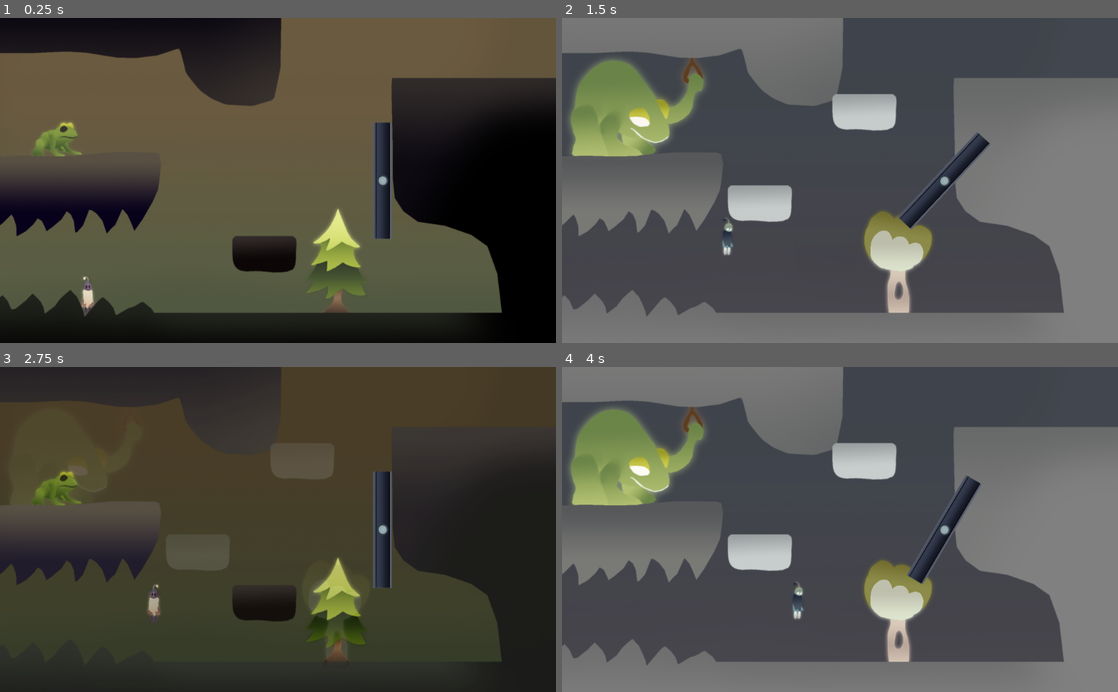
Above: before the commit, frames 1-4 (two rows, left to right).
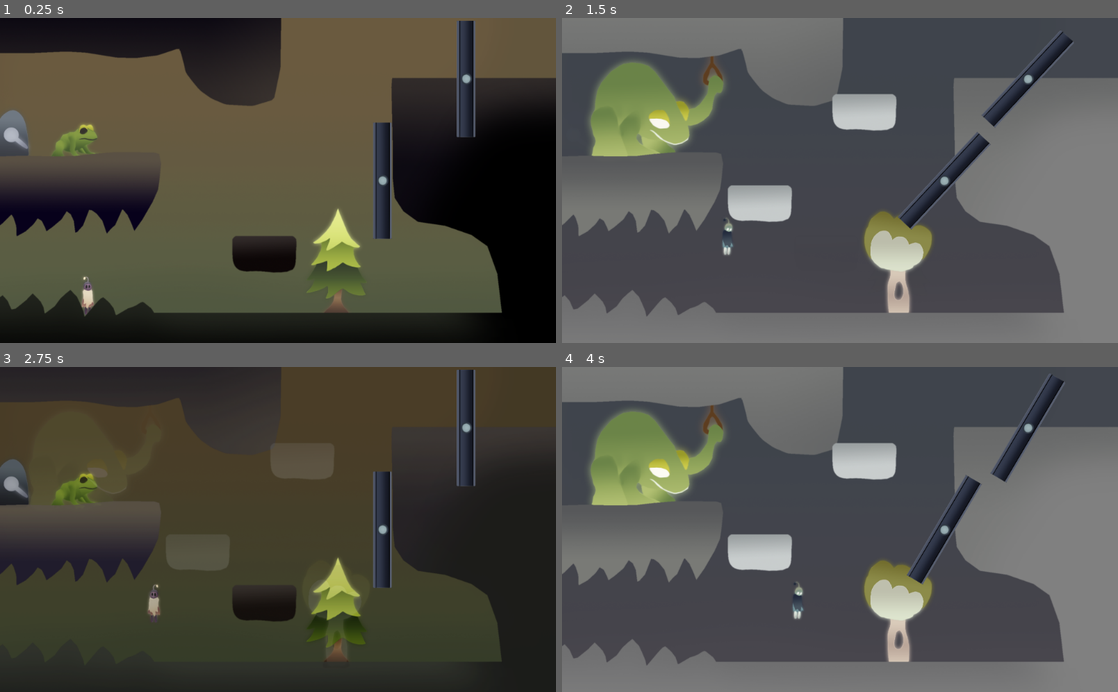
Above: after the commit, the same moments.

Repository: Dimension-Omega/misty-marshes
Game: Godot game, scene res://data/main/Main.tscn
The game is run twice, just before and just after one commit, with the same random seed, the same clock (stepped at 60 frames per second) and the same inputs.
Inputs:
- Up to frame 1 (0.25 s): no input
- Up to frame 2 (1.5 s): tap Enter at 0.5 s; hold Space (duality) 0.53-1.28 s; hold Right (right) from 0.53 s (still down); tap Up (jump) at 0.77, 1.07 s; tap I at 0.8, 1.35 s
- Up to frame 3 (2.75 s): tap Up (jump) at 1.52, 1.55, 1.82 s; release Right (right) at 2.03 s; hold A (left) from 2.03 s (still down); hold Up (jump) from 2.03 s (still down); tap Space (duality) at 2.3 s
- Up to frame 4 (4 s): release A (left) at 2.78 s; release Up (jump) at 2.78 s; hold Right (right) from 2.78 s (still down); tap Space (duality) at 2.85 s; tap Up (jump) at 3.02, 3.32 s; tap I at 3.05, 3.6 s; hold Up (jump) from 3.53 s (still down)

The runs differ from the first frame. In frame 1, 2.3% of the frame differs, in the area x 0-86%, y 0-43%; in frame 2, 4.9%; in frame 3, 2.2%; in frame 4, 4.9%, in the area x 1-91%, y 2-43%.

Commit message:
Switch

Diff:
--- a/data/elements/frog/frog.tscn
+++ b/data/elements/frog/frog.tscn
@@ -5,7 +5,7 @@
 [ext_resource path="res://data/elements/frog/frog.gd" type="Script" id=3]
 
 [sub_resource type="RectangleShape2D" id=1]
-extents = Vector2( 130, 72.5 )
+extents = Vector2( 300, 150 )
 
 [sub_resource type="RectangleShape2D" id=3]
 extents = Vector2( 80, 216.5 )
--- a/data/elements/player/player.gd
+++ b/data/elements/player/player.gd
@@ -4,24 +4,30 @@
 const GRAVITY_ACCELARATION := 1200
 const JUMP_VELOCITY := -850
 const MAX_DOWN_VELOCITY := 500.0
+const COYOTE_TIME := 0.1
 
 const BLACK_LAYER := 1
 const WHITE_LAYER := 2
 
 var velocity := Vector2.ZERO
 var input_velocity := Vector2.ZERO
+var airtime : float = 0
+var time_since_last_jump : float = 0
 var up_direction := Vector2.UP
 var interactable : Node2D
+var available_interactables : Array = []
 
 onready var sprite : Sprite = $PlayerBlack
 
 func _unhandled_input(event) -> void:
 	if event.is_action_pressed("jump"):
-		if is_instance_valid(interactable) and interactable.is_inside_tree():
-			if facing_position(interactable.global_position):
+		if can_interact(interactable):
 				interactable.interact()
-		elif is_on_floor():
+		elif can_jump():
 			jump()
+
+func can_jump() -> bool:
+	return is_on_floor() or (airtime < COYOTE_TIME and time_since_last_jump > COYOTE_TIME)
 
 func _physics_process(delta: float) -> void:
 	input_velocity = get_input_velocity()
@@ -30,9 +36,18 @@
 	velocity.y = apply_gravity(velocity.y, delta)
 	var remainingVelocity = move_and_slide(velocity, up_direction)
 	velocity = remainingVelocity
+	time_since_last_jump += delta
+	if is_on_floor():
+		if airtime > 0: print(airtime)
+		airtime = 0
+	else:
+		airtime += delta
+
+	interactable = select_interactable(available_interactables)
 
 func jump() -> void:
 	velocity.y = JUMP_VELOCITY
+	time_since_last_jump = 0
 
 func apply_gravity(velocityY: float, delta: float) -> float:
 	if velocityY >= MAX_DOWN_VELOCITY:
@@ -70,13 +85,53 @@
 
 # Interactable
 func _on_InteractSensor_body_entered(body: Node):
-	if body.is_in_group('interactable'):
-		interactable = body
+	add_interactable(body)
 
 func _on_InteractSensor_body_exited(body: Node):
-	if body == interactable:
-		interactable = null
+	remove_interactable(body)
 
+func _on_InteractSensor_area_entered(area: Area2D):
+	add_interactable(area)
+
+func _on_InteractSensor_area_exited(area: Area2D):
+	remove_interactable(area)
+
+func add_interactable(node: Node2D) -> void:
+	if node.is_in_group('interactable'):
+		available_interactables.append(node)
+
+func remove_interactable(node: Node2D) -> void:
+	if node in available_interactables:
+		available_interactables.erase(node)
+
+func select_interactable(interactables: Array) -> Node2D:
+	if not interactables:
+		return null
+	var facingInteractables := []
+	for availableInteractable in interactables:
+		if can_interact(availableInteractable):
+			facingInteractables.append(availableInteractable)
+	if not facingInteractables:
+		return interactables[0] # we don't care as it won't interact, only prevent jump
+	if facingInteractables.size() == 1:
+		return facingInteractables[0]
+
+	return return_closest_node(facingInteractables)
+
+func can_interact(node: Node2D) -> bool:
+	if not is_instance_valid(node) or not node.is_inside_tree():
+		return false
+	return facing_position(node.global_position) or node.is_in_group('always interactable')
+
+func return_closest_node(nodes: Array) -> Node2D:
+	var minDist : float = INF
+	var closestNode : Node2D = null
+	for node in nodes:
+		var dist = global_position.distance_squared_to(node.global_position)
+		if dist < minDist:
+			minDist = dist
+			closestNode = node
+	return closestNode
 # Etc
 func facing_position(pos: Vector2) -> bool:
 	var isLeft = sprite.flip_h
--- a/data/elements/player/player.tscn
+++ b/data/elements/player/player.tscn
@@ -8,7 +8,7 @@
 extents = Vector2( 10, 60 )
 
 [sub_resource type="RectangleShape2D" id=2]
-extents = Vector2( 100, 70 )
+extents = Vector2( 20, 70 )
 
 [node name="Player" type="KinematicBody2D" groups=["duality"]]
 collision_layer = 512
@@ -33,5 +33,7 @@
 position = Vector2( 0, 1 )
 shape = SubResource( 2 )
 
+[connection signal="area_entered" from="InteractSensor" to="." method="_on_InteractSensor_area_entered"]
+[connection signal="area_exited" from="InteractSensor" to="." method="_on_InteractSensor_area_exited"]
 [connection signal="body_entered" from="InteractSensor" to="." method="_on_InteractSensor_body_entered"]
 [connection signal="body_exited" from="InteractSensor" to="." method="_on_InteractSensor_body_exited"]
--- /dev/null
+++ b/data/elements/switches/switch.gd
@@ -0,0 +1,31 @@
+extends Area2D
+
+export var trigger_node : NodePath
+export var only_on_black : bool = false
+
+var is_on : bool = false
+
+func _ready() -> void:
+	if only_on_black:
+		$SwitchOff.add_to_group('black')
+		$SwitchOn.add_to_group('black')
+
+func the_world_is_changing(color: String) -> void:
+	set_to(is_on)
+
+func duality(color: String) -> void:
+	if only_on_black:
+		set_deferred('monitorable', color == 'black')
+		set_to(is_on)
+
+func interact() -> void:
+	set_to(not is_on)
+	var triggerNode = get_node_or_null(trigger_node)
+	if is_instance_valid(triggerNode) and triggerNode.is_inside_tree():
+		assert(triggerNode.has_method('trigger'))
+		triggerNode.trigger()
+
+func set_to(on: bool) -> void:
+	$SwitchOff.visible = not on
+	$SwitchOn.visible = on
+	is_on = on
--- /dev/null
+++ b/data/elements/switches/switch.tscn
@@ -0,0 +1,24 @@
+[gd_scene load_steps=5 format=2]
+
+[ext_resource path="res://data/elements/switches/switch_on.png" type="Texture" id=1]
+[ext_resource path="res://data/elements/switches/switch_off.png" type="Texture" id=2]
+[ext_resource path="res://data/elements/switches/switch.gd" type="Script" id=3]
+
+[sub_resource type="RectangleShape2D" id=1]
+extents = Vector2( 50, 130 )
+
+[node name="Switch" type="Area2D" groups=["always interactable", "duality", "interactable"]]
+collision_layer = 2048
+collision_mask = 0
+monitoring = false
+script = ExtResource( 3 )
+
+[node name="CollisionShape2D" type="CollisionShape2D" parent="."]
+z_index = 1
+shape = SubResource( 1 )
+
+[node name="SwitchOff" type="Sprite" parent="."]
+texture = ExtResource( 2 )
+
+[node name="SwitchOn" type="Sprite" parent="."]
+texture = ExtResource( 1 )
--- a/data/levels/2/level_2.tscn
+++ b/data/levels/2/level_2.tscn
@@ -11,6 +11,7 @@
 [ext_resource path="res://data/elements/platforms/PlatformBlack.tscn" type="PackedScene" id=9]
 [ext_resource path="res://data/elements/platforms/PlatformWhite.tscn" type="PackedScene" id=10]
 [ext_resource path="res://data/elements/gates/gate.tscn" type="PackedScene" id=11]
+[ext_resource path="res://data/elements/switches/switch.tscn" type="PackedScene" id=12]
 
 [sub_resource type="RectangleShape2D" id=1]
 extents = Vector2( 1300, 60 )
@@ -73,7 +74,7 @@
 polygon = PoolVector2Array( -1029, -75, -446, -97, -483, 115, -1023, 126 )
 
 [node name="Left" type="CollisionShape2D" parent="StaticBody2D"]
-position = Vector2( -1162, 0 )
+position = Vector2( -1087, 0 )
 shape = SubResource( 2 )
 
 [node name="Right" type="CollisionShape2D" parent="StaticBody2D"]
@@ -83,7 +84,7 @@
 [node name="entities" type="Node2D" parent="."]
 
 [node name="Frog" parent="entities" instance=ExtResource( 6 )]
-position = Vector2( -829, -130 )
+position = Vector2( -756, -123 )
 trigger_node = NodePath("../Gate")
 
 [node name="OakTree" parent="entities" instance=ExtResource( 7 )]
@@ -102,5 +103,14 @@
 position = Vector2( 384, 0 )
 initial_pos = 1
 
+[node name="Gate2" parent="entities" instance=ExtResource( 11 )]
+position = Vector2( 692, -376 )
+initial_pos = 1
+
+[node name="Switch" parent="entities" instance=ExtResource( 12 )]
+position = Vector2( -981, -174 )
+trigger_node = NodePath("../Gate2")
+only_on_black = true
+
 [node name="Player" parent="." instance=ExtResource( 8 )]
 position = Vector2( -699, 416 )
Binary file changed: data/elements/gates/gate.png
Binary file added: data/elements/switches/switch_off.png
Not shown, added: data/elements/switches/switch_off.png.import
Binary file added: data/elements/switches/switch_on.png
Not shown, added: data/elements/switches/switch_on.png.import
Not shown: 1 places in data/levels/2/level_2.tscn that only renumber resources
